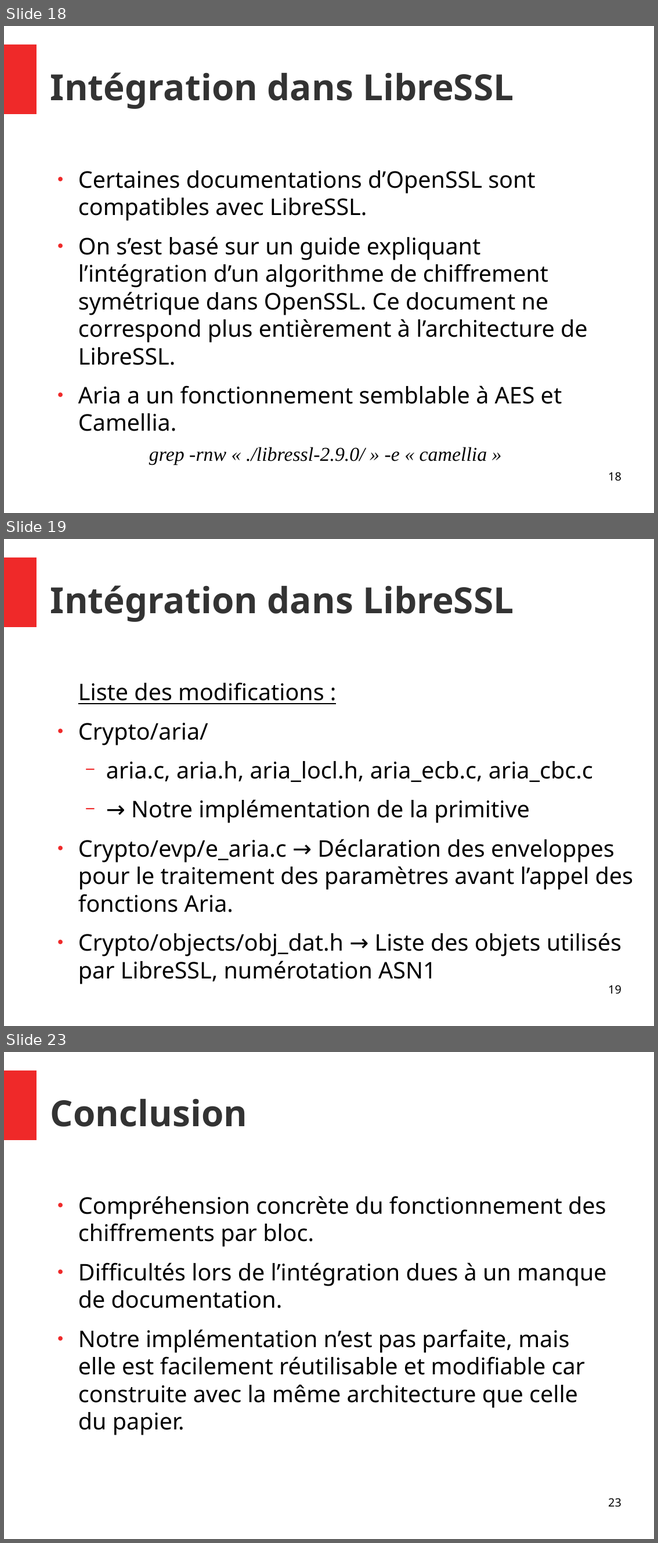
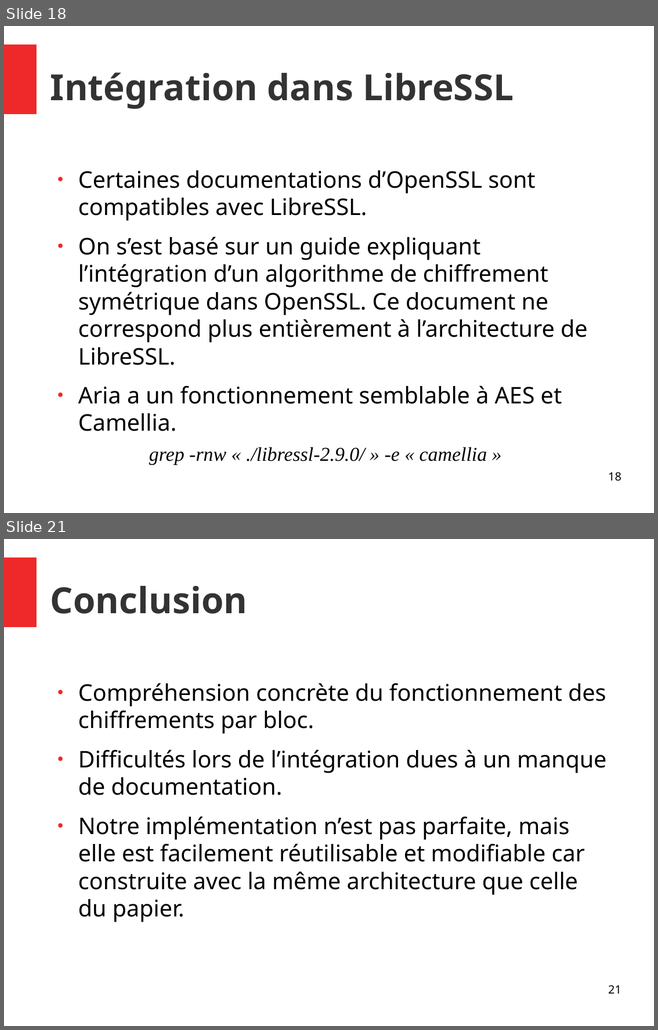
Before and after one commit to Allard-Chris/Aria, a slide deck: docs/[M2CSI]_ICP_Aria_Allard_Aulagnier.odp. Shown one above the other, each under a label of ours: slides 18, 19 and 23 before the commit, slides 18 and 21 after it; the slides between them are not shown. The pictures are 658x1543 and 658x1030 pixels, drawn with LibreOffice and Linux fonts; fonts in the diff are those of the drawing. Boxes give left, top, right and bottom in pixels: in the first picture for what was removed or moved away, otherwise in the second. Text is boxed around its words. In the diff, an @@ line names an element or a change of style, - is before the commit and + after.

```diff
--- a/docs/[M2CSI]_ICP_Aria_Allard_Aulagnier.odp
+++ b/docs/[M2CSI]_ICP_Aria_Allard_Aulagnier.odp
@@ slide 19 removed at [4,539,654,1026], background #FFFFFF; not listed: 1 template element that a slide beside it also shows @@
@@ title removed at [50,585,513,622] @@
-Intégration dans LibreSSL
@@ text removed at [78,682,633,984] @@
-Liste des modifications :
-● Crypto/aria/
-  − aria.c, aria.h, aria_locl.h, aria_ecb.c, aria_cbc.c
-  − → Notre implémentation de la primitive
-● Crypto/evp/e_aria.c → Déclaration des enveloppes pour le traitement des paramètres avant l’appel des fonctions Aria.
-● Crypto/objects/obj_dat.h → Liste des objets utilisés par LibreSSL, numérotation ASN1
@@ page number removed at [608,985,621,994] @@
-19
@@ what was slide 23 is now slide 21 @@
@@ page number at [608,985,621,994]: text changed @@
-23
+21
```
Also in this commit, not shown: 9 slides changed, 1 other slide removed.
